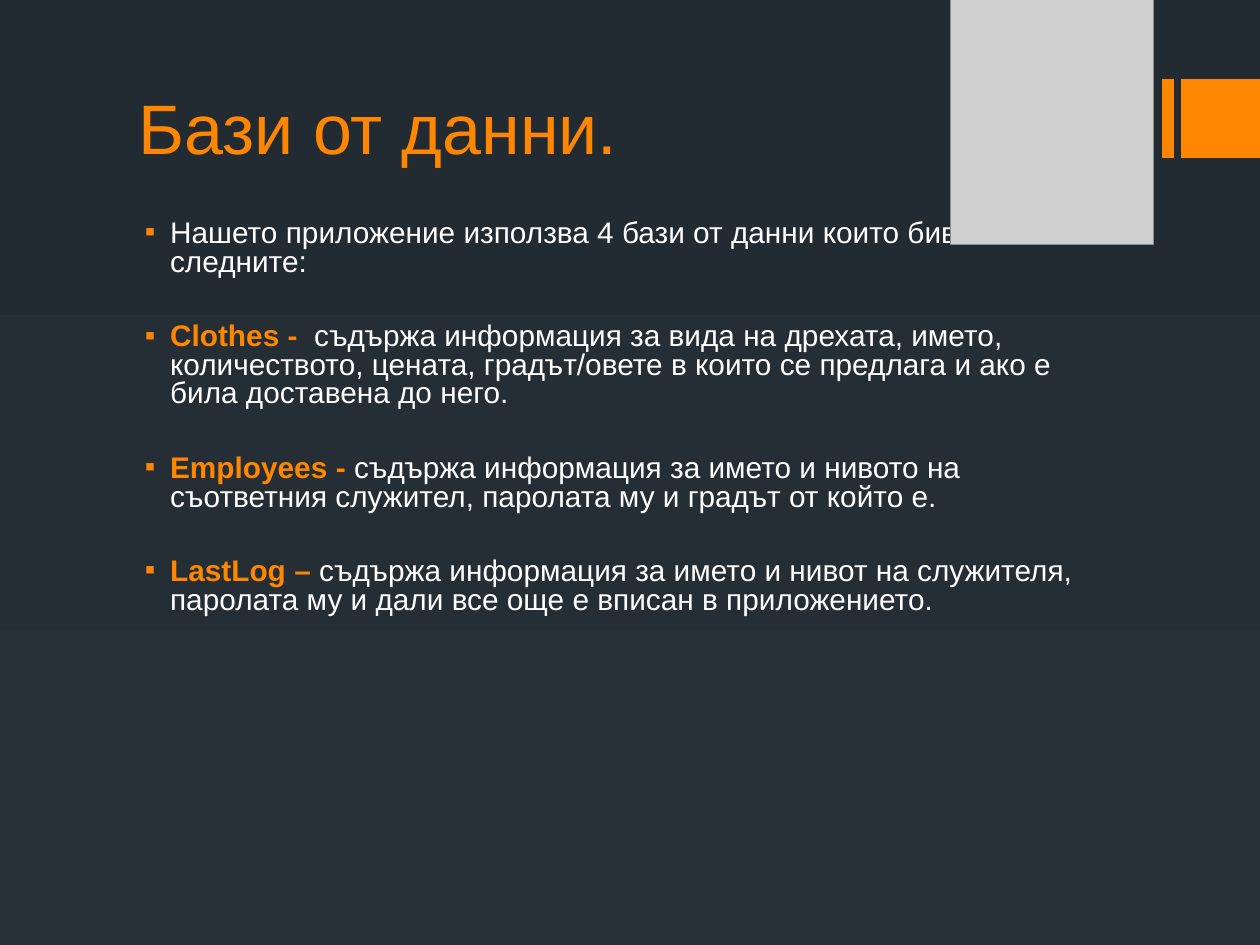
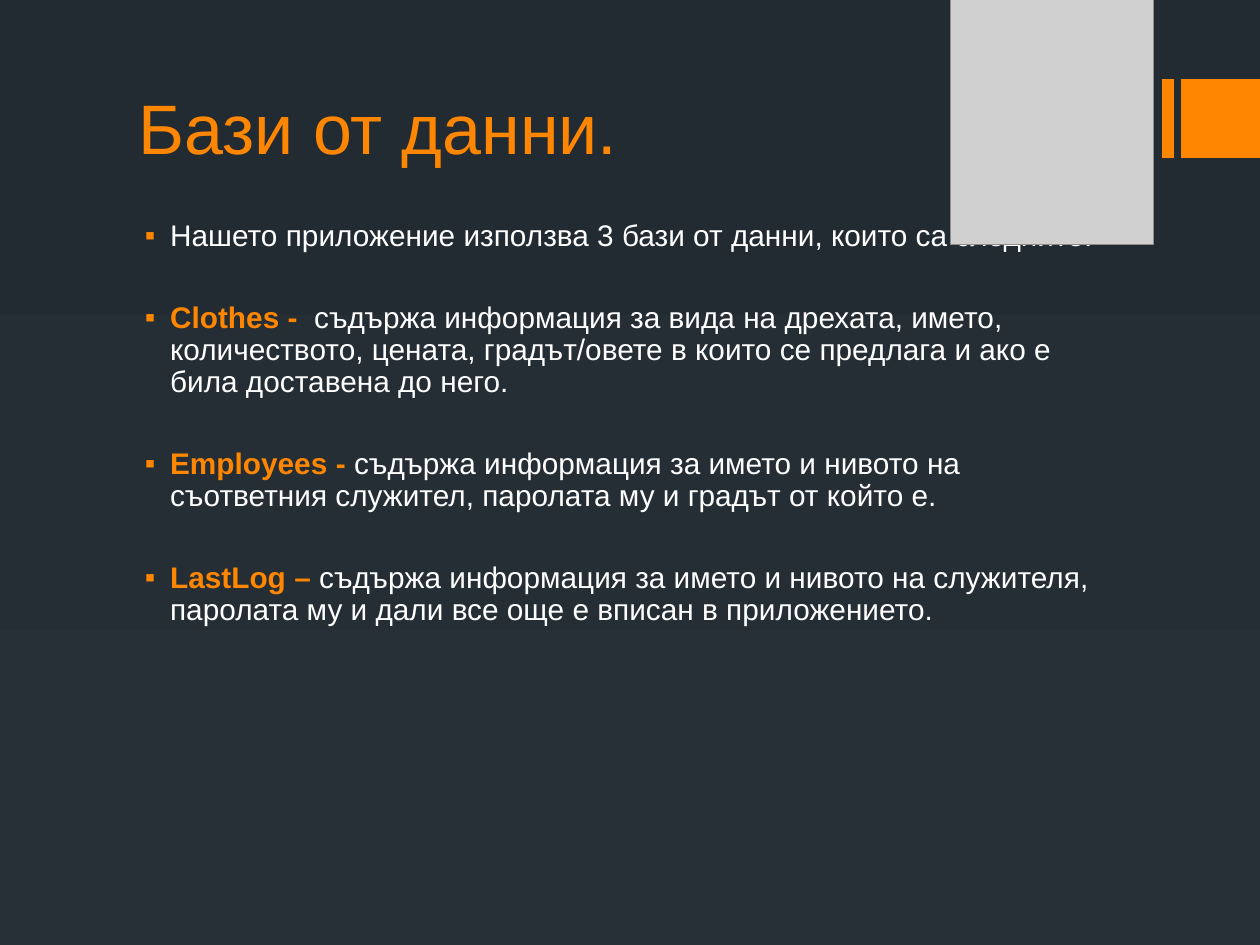
Before and after one commit to MiroslavVelikov/Clothes-Shop-Management-System, a slide deck: slide 6 of MIT presentation.odp. Drawn at 1260x945 pixels with LibreOffice and Linux fonts; fonts in the diff are those of the drawing; grey boxes stand for pictures. Boxes give left, top, right and bottom in pixels: in the first picture for what was removed or moved away, otherwise in the second. Text is boxed around its words. In the diff, an @@ line names an element or a change of style, - is before the commit and + after.

```diff
--- a/MIT presentation.odp
+++ b/MIT presentation.odp
@@ text at (x1=170, y1=224, x2=1092, y2=252): text changed @@
-▪ Нашето приложение използва 4 бази от данни които биват следните:
+▪ Нашето приложение използва 3 бази от данни, които са следните:
@@ text at (x1=170, y1=306, x2=1051, y2=511): line spacing 0.8 to 0.9 @@
@@ text at (x1=170, y1=566, x2=1088, y2=625): text changed @@
-▪ LastLog – съдържа информация за името и нивот на служителя, паролата му и дали все още е вписан в приложението.
+▪ LastLog – съдържа информация за името и нивото на служителя, паролата му и дали все още е вписан в приложението.
```
Also in this commit, not shown: 4 other slides changed.
